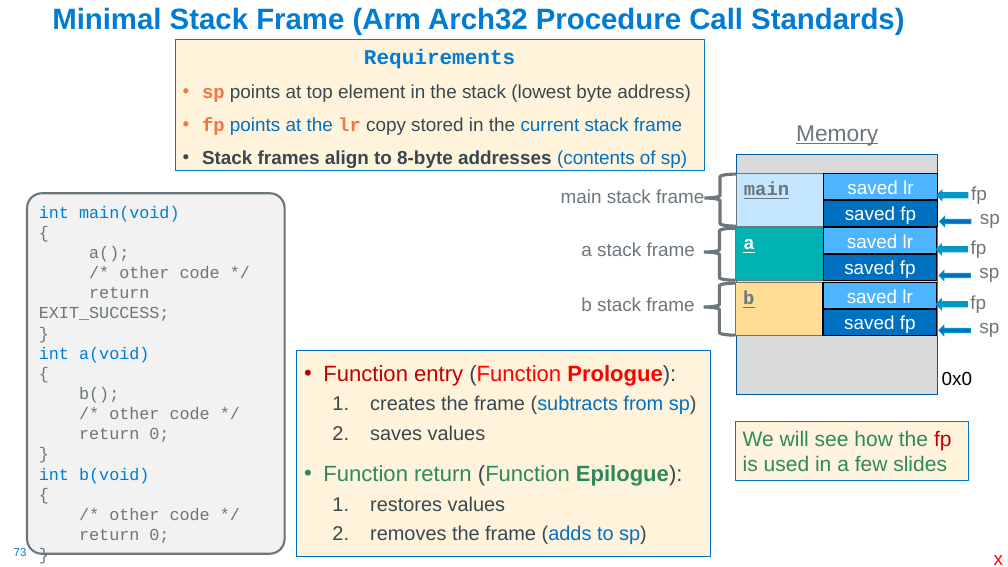
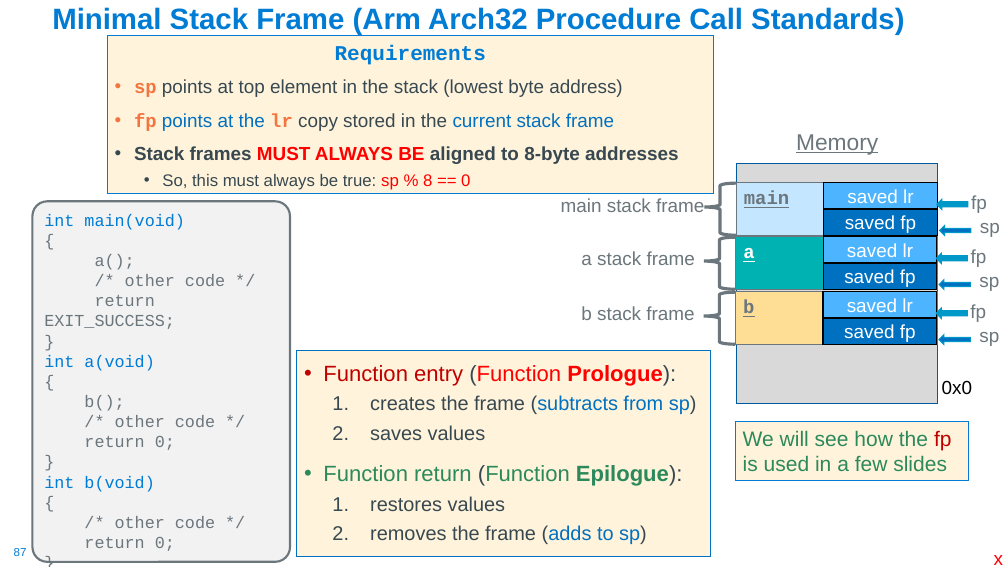
Before and after one commit to cse30-fa22/Muller_CSE30_Lecture_Slides, a slide deck: slide 87 of 08_Assm_Part3.pptx (slide 73 before the commit). Drawn at 1008x567 pixels with LibreOffice and Linux fonts; fonts in the diff are those of the drawing. Boxes give left, top, right and bottom in pixels: in the first picture for what was removed or moved away, otherwise in the second. Text is boxed around its words. In the diff, an @@ line names an element or a change of style, - is before the commit and + after.

```diff
--- a/08_Assm_Part3.pptx
+++ b/08_Assm_Part3.pptx
@@ text "Requirements" resized from (x1=175, y1=40, x2=705, y2=171) to (x1=107, y1=36, x2=715, y2=194) @@
@@ text at (x1=134, y1=146, x2=678, y2=190): text changed @@
-• Stack frames align to 8-byte addresses (contents of sp)
+• Stack frames MUST ALWAYS BE aligned to 8-byte addresses
+  • So, this must always be true: sp % 8 == 0
@@ rounded rectangle "int main(void)" moved from (x1=27, y1=194, x2=285, y2=554) to (x1=33, y1=201, x2=290, y2=562) @@
@@ 11 texts, 10 rectangles, 6 left arrows, 3 left braces moved together from (x1=561, y1=125, x2=1000, y2=395) to (x1=561, y1=134, x2=1000, y2=404) @@
@@ page number at (x1=14, y1=548, x2=27, y2=556): text changed @@
-73
+87
```
Also in this commit, not shown: 12 other slides changed, 15 slides added, 1 slide removed, 1 other file.
